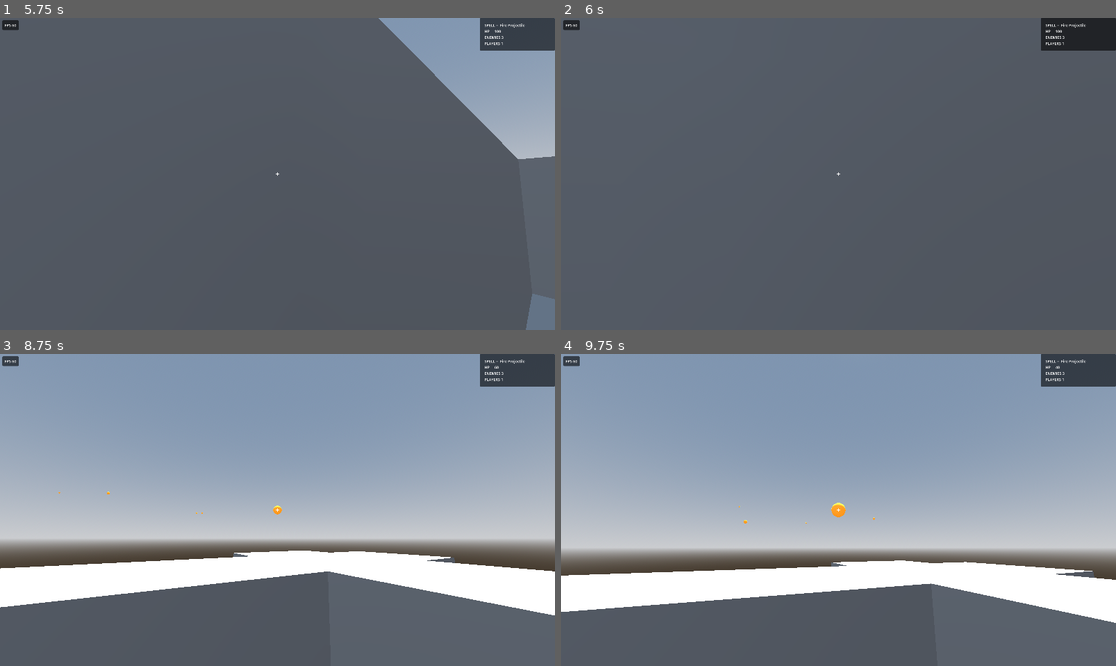
Above: before the commit, frames 1-4 (two rows, left to right).
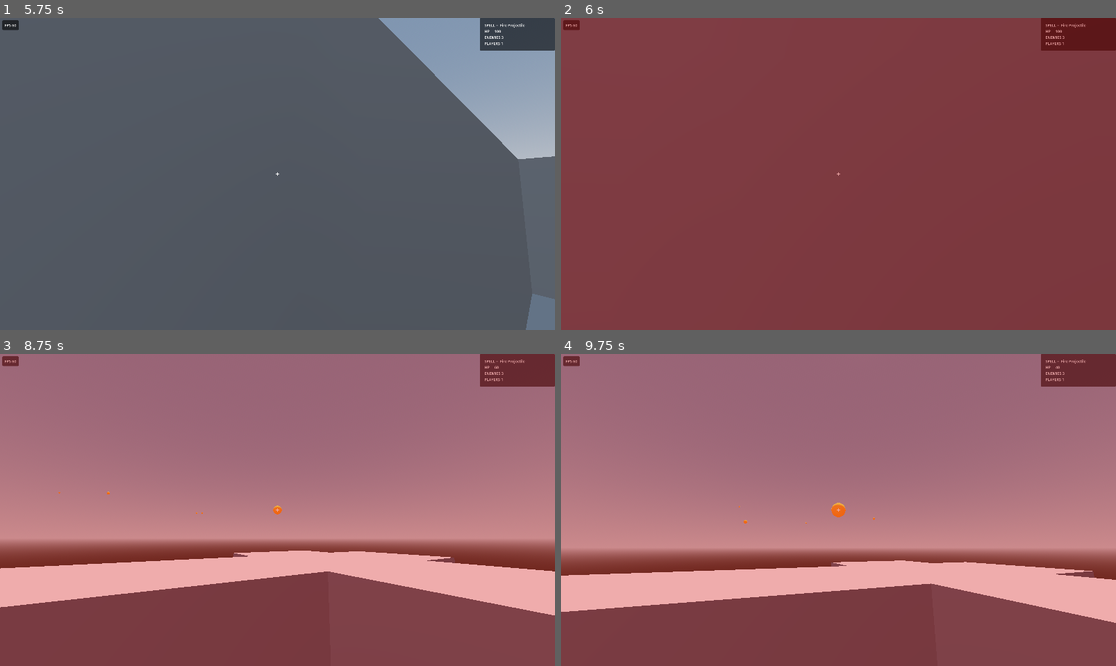
Above: after the commit, the same moments.

Repository: jonathanlake/magick-with-friends
Game: Godot game, scene res://ui/main_menu/main_menu.tscn
The game is run twice, just before and just after one commit, with the same random seed, the same clock (stepped at 60 frames per second) and the same inputs.
Inputs (mouse positions are in pixels of both pictures, inside the frame that each line leads up to):
- Up to frame 1 (5.75 s): click (277, 152) at 0.52 s; type "Alex" at 0.6 s; click (277, 167) at 0.75 s; type "12" at 0.83 s; click "Host" at 1.25 s; move the mouse to (305, 174) at 2.02 s; press the mouse at (305, 174) at 2.03 s; hold W (move_up) from 2.03 s (still down); tap Space (jump) at 2.27, 3.02, 4.25, 4.52, 5.27 s; move the mouse to (249, 174) at 2.77 s; release the mouse at (249, 174) at 2.78 s; click (249, 174) at 2.85 s; tap Enter at 3.5, 5 s; move the mouse to (288, 167) at 3.52 s; press the mouse at (288, 167) at 3.53 s; move the mouse to (271, 180) at 4.27 s; release the mouse at (271, 180) at 4.28 s; click (271, 180) at 4.35 s; move the mouse to (316, 177) at 5.02 s; press the mouse at (316, 177) at 5.03 s
- Up to frame 2 (6 s): keep holding W (move_up); tap Space (jump) at 5.75 s; move the mouse to (794, 170) at 5.77 s; release the mouse at (794, 170) at 5.78 s; click (794, 170) at 5.85 s
- Up to frame 3 (8.75 s): tap Space (jump) at 6.02, 7.52, 8.27 s; tap Enter at 6.5 s; move the mouse to (283, 510) at 6.52 s; press the mouse at (283, 510) at 6.53 s; move the mouse to (255, 503) at 7.27 s; release W (move_up) at 7.28 s; release the mouse at (255, 503) at 7.28 s; hold D (move_right) 7.28-8.03 s; click (255, 503) at 7.35 s; move the mouse to (305, 510) at 8.02 s; press the mouse at (305, 510) at 8.03 s; hold W (move_up) from 8.03 s (still down)
- Up to frame 4 (9.75 s): keep holding W (move_up); move the mouse to (810, 510) at 8.77 s; release the mouse at (810, 510) at 8.78 s; click (810, 510) at 8.85 s; tap Space (jump) at 9.02, 9.5 s; move the mouse to (849, 503) at 9.52 s; press the mouse at (849, 503) at 9.53 s

Frame 1 is identical in both runs. In frame 2, 100% of the frame differs, in the area x 0-100%, y 0-100%; in frame 3, 100%; in frame 4, 100%.

Commit message:
Fix self-damage screen-flash never firing on the host
apply_player_damage calls hc.damage() (lowering current_health) BEFORE
_sync_health.rpc(new_value). So when _sync_health ran on the host
(call_local), value already equaled the freshly-reduced current_health,
making the 'value < current_health' guard false — the host never emitted
local_player_damaged. Clients still had the old health, so the guard
passed there: hence 'works on client, not host'.

_sync_health is only ever sent on a damage hit (respawn/reset go through
_respawn_player), so the decrease comparison is unnecessary. Emit the cue
on the victim's own machine unconditionally. Verified headlessly: damaging
the host player now fires local_player_damaged (fired=true).

Co-Authored-By: Claude Opus 4.8 <noreply@anthropic.com>

Diff:
--- a/main.gd
+++ b/main.gd
@@ -134,11 +134,14 @@
 		return
 	var hc := player.get_node_or_null("HealthComponent") as HealthComponent
 	if hc:
-		# Local first-person damage cue: fire only on the victim's own machine when HP actually
-		# dropped (so it won't trigger on respawn/reset, which raise HP).
-		if value < hc.current_health and multiplayer.get_unique_id() == victim_peer:
+		hc.current_health = value
+		# Local first-person damage cue. _sync_health is only ever sent on a damage hit (respawn/
+		# reset go through _respawn_player, never here), so fire it on the victim's own machine.
+		# Don't compare value < current_health: the host pre-applies hc.damage() in
+		# apply_player_damage before this runs, so on the host the drop is already baked in — that
+		# asymmetry is exactly why the cue fired on clients but not the host.
+		if multiplayer.get_unique_id() == victim_peer:
 			GameEvents.local_player_damaged.emit()
-		hc.current_health = value
 
 
 func _on_player_died(victim_peer: int) -> void:
